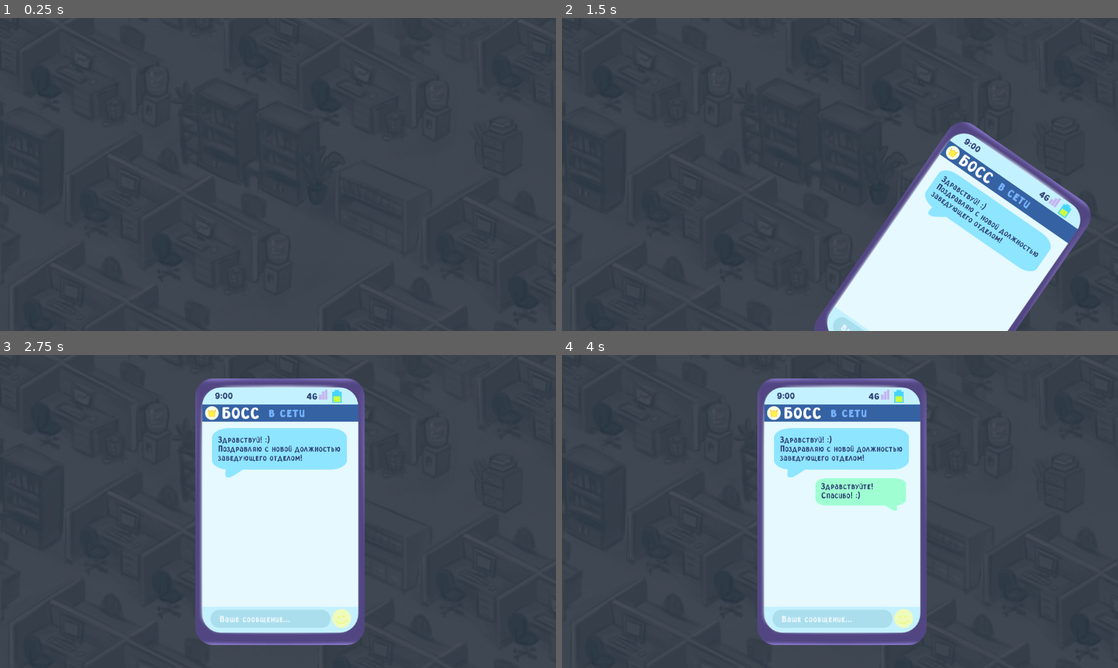
Above: before the commit, frames 1-4 (two rows, left to right).
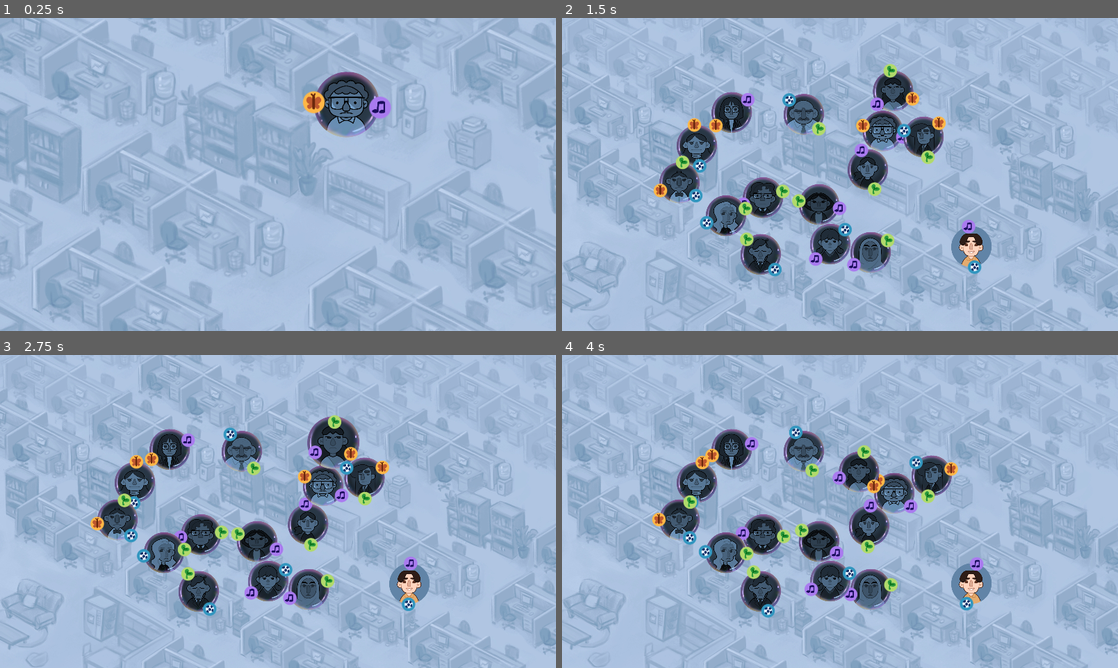
Above: after the commit, the same moments.

Repository: Andru7428/Teambuilding
Game: Godot game, scene res://main.tscn
Same seed, same stepped clock (60 frames per second), same inputs: the game is played once before the commit and once after it.
Inputs (mouse positions are in pixels of both pictures, inside the frame that each line leads up to):
- Up to frame 1 (0.25 s): no input
- Up to frame 2 (1.5 s): move the mouse to (962, 158) at 0.52 s; press the mouse at (962, 158) at 0.53 s; move the mouse to (728, 190) at 1.27 s; release the mouse at (728, 190) at 1.28 s; click (728, 190) at 1.35 s
- Up to frame 3 (2.75 s): move the mouse to (333, 442) at 2.02 s; press the mouse at (333, 442) at 2.03 s
- Up to frame 4 (4 s): move the mouse to (812, 574) at 2.77 s; release the mouse at (812, 574) at 2.78 s; click (812, 574) at 2.85 s; move the mouse to (1006, 558) at 3.52 s; press the mouse at (1006, 558) at 3.53 s

The runs differ from the first frame. In frame 1, 99% of the frame differs, in the area x 0-100%, y 0-100%; in frame 2, 97%; in frame 3, 98%; in frame 4, 98%.

Commit message:
Зум, стены

Diff:
--- a/main.gd
+++ b/main.gd
@@ -1,9 +1,10 @@
 extends Node
 
+@export var camera: Camera
 @export var bubble_scene: PackedScene
 @export var connection_line_scene: PackedScene
 @export var stages: Array[Stage]
-@export var current_stage := 0
+@export var current_stage := 0 : set = _set_current_stage
 @export var skip_intro := false
 
 enum States {BASE, CONNECTING, DRAGGING, INTRO, WAITING_CLICK}
@@ -14,9 +15,12 @@
 var targeted_bubble: Bubble
 var dragged_bubble: Bubble
 
-
+var scale_step: float
 
 func _ready() -> void:
+	scale_step = 1.0 / len(stages)
+	camera.camera_scale = 1 + scale_step * current_stage
+	print(camera.camera_scale)
 	if skip_intro:
 		for i in range(current_stage + 1):
 			new_stage(stages[i])
@@ -137,3 +141,9 @@
 	$PopSound.play()
 	%StartButton.disabled = true
 	%AnimatedSprite2D.play("pressed")
+
+
+func _set_current_stage(value: int) -> void:
+	current_stage = value
+	if camera != null:
+		camera.camera_scale = 1 + scale_step * current_stage
--- a/main.tscn
+++ b/main.tscn
@@ -25,6 +25,7 @@
 [ext_resource type="AudioStream" uid="uid://buxina0ib1f4h" path="res://assets/music/fon.ogg.mp3" id="21_8l1br"]
 [ext_resource type="Texture2D" uid="uid://0n6o0mbmlaak" path="res://assets/UI/кнопка_начать(6).png" id="22_02pmj"]
 [ext_resource type="AudioStream" uid="uid://nxwl15ewrs83" path="res://assets/music/zwukofisa.ogg.mp3" id="22_os0j2"]
+[ext_resource type="PackedScene" uid="uid://chlnfl3wcfgv0" path="res://scenes/camera/camera.tscn" id="23_e663e"]
 [ext_resource type="AudioStream" uid="uid://byanaqei4w3ol" path="res://assets/SFX/puzirlopnul.ogg.mp3" id="26_gkc0s"]
 
 [sub_resource type="Animation" id="Animation_c6we4"]
@@ -346,17 +347,19 @@
 "speed": 15.0
 }]
 
-[node name="Main" type="Node"]
+[node name="Main" type="Node" node_paths=PackedStringArray("camera")]
 script = ExtResource("1_7v5kq")
+camera = NodePath("Camera")
 bubble_scene = ExtResource("2_aa7kx")
 connection_line_scene = ExtResource("3_jey7f")
 stages = Array[ExtResource("4_x8dlc")]([ExtResource("5_mafwm"), ExtResource("6_c6ylm"), ExtResource("7_aflnx"), ExtResource("8_sh0hu"), ExtResource("9_un7d5")])
+current_stage = 4
+skip_intro = true
 
 [node name="Фон" type="Sprite2D" parent="."]
 z_index = -2
-position = Vector2(589, 339)
+position = Vector2(577, 325)
 texture = ExtResource("1_40xyu")
-metadata/_edit_lock_ = true
 
 [node name="Intro" type="CanvasLayer" parent="."]
 visible = false
@@ -426,23 +429,30 @@
 sprite_frames = SubResource("SpriteFrames_0vs5q")
 animation = &"pressed"
 
+[node name="Camera" parent="." instance=ExtResource("23_e663e")]
+
 [node name="StartDragging" type="AudioStreamPlayer2D" parent="."]
+visible = false
 stream = ExtResource("20_wld1q")
 volume_db = -5.0
 
 [node name="Music" type="AudioStreamPlayer2D" parent="."]
+visible = false
 stream = ExtResource("21_8l1br")
 autoplay = true
 parameters/looping = true
 
 [node name="Ambient" type="AudioStreamPlayer2D" parent="."]
+visible = false
 stream = ExtResource("22_os0j2")
 autoplay = true
 parameters/looping = true
 
 [node name="Notification" type="AudioStreamPlayer2D" parent="."]
+visible = false
 
 [node name="PopSound" type="AudioStreamPlayer2D" parent="."]
+visible = false
 stream = ExtResource("26_gkc0s")
 volume_db = -10.0
 
--- a/scenes/bubble/bubble.gd
+++ b/scenes/bubble/bubble.gd
@@ -1,7 +1,7 @@
 class_name Bubble
 extends RigidBody2D
 
-const RADIUS := 110
+const RADIUS := 110 * 0.7
 
 signal bubble_mouse_entered(bubble: Bubble)
 signal bubble_mouse_exited(bubble: Bubble)
@@ -31,9 +31,9 @@
 
 func _process(delta: float) -> void:
 	if dragging:
-		visuals.scale = visuals.scale.move_toward(Vector2(1.1, 1.1), 0.01)
+		visuals.scale = visuals.scale.move_toward(Vector2(0.9, 0.9), 0.01)
 	else:
-		visuals.scale = visuals.scale.move_toward(Vector2(1, 1), 0.01)
+		visuals.scale = visuals.scale.move_toward(Vector2(0.7, 0.7), 0.01)
 
 	for interest in interests:
 		if interest.connected():
--- a/scenes/bubble/bubble.tscn
+++ b/scenes/bubble/bubble.tscn
@@ -23,6 +23,7 @@
 interest_scene = ExtResource("2_6ca8x")
 
 [node name="Visuals" type="Node2D" parent="."]
+scale = Vector2(0.7, 0.7)
 
 [node name="Art" type="Sprite2D" parent="Visuals"]
 texture = ExtResource("3_3qnpw")
@@ -31,9 +32,11 @@
 texture = ExtResource("4_c52kd")
 
 [node name="CollisionShape2D" type="CollisionShape2D" parent="."]
+scale = Vector2(0.7, 0.7)
 shape = SubResource("CircleShape2D_gcouu")
 
 [node name="Area2D" type="Area2D" parent="."]
+scale = Vector2(0.7, 0.7)
 
 [node name="CollisionShape2D" type="CollisionShape2D" parent="Area2D"]
 shape = SubResource("CircleShape2D_1654c")
--- /dev/null
+++ b/scenes/camera/camera.gd
@@ -0,0 +1,14 @@
+class_name Camera
+extends Node2D
+
+@export_range(1, 2) var camera_scale := 1.0 : set = _set_scale
+
+
+func _process(delta: float) -> void:
+	$Camera2D.zoom = $Camera2D.zoom.move_toward(Vector2(1 / camera_scale, 1 / camera_scale), 0.01)
+	#print(camera_scale)
+
+
+func _set_scale(value: float) -> void:
+	camera_scale = value
+	scale = Vector2(camera_scale, camera_scale)
--- /dev/null
+++ b/scenes/camera/camera.tscn
@@ -0,0 +1,45 @@
+[gd_scene load_steps=6 format=3 uid="uid://chlnfl3wcfgv0"]
+
+[ext_resource type="Script" path="res://scenes/camera/camera.gd" id="1_rqwhf"]
+
+[sub_resource type="RectangleShape2D" id="RectangleShape2D_pfupc"]
+size = Vector2(100, 1400)
+
+[sub_resource type="RectangleShape2D" id="RectangleShape2D_yyt8b"]
+size = Vector2(100, 1400)
+
+[sub_resource type="RectangleShape2D" id="RectangleShape2D_wvupy"]
+size = Vector2(2350, 100)
+
+[sub_resource type="RectangleShape2D" id="RectangleShape2D_7sxbk"]
+size = Vector2(2350, 100)
+
+[node name="Camera" type="Node2D"]
+position = Vector2(576, 324)
+script = ExtResource("1_rqwhf")
+
+[node name="Camera2D" type="Camera2D" parent="."]
+
+[node name="LeftWall" type="StaticBody2D" parent="."]
+position = Vector2(-626, 0)
+
+[node name="CollisionShape2D" type="CollisionShape2D" parent="LeftWall"]
+shape = SubResource("RectangleShape2D_pfupc")
+
+[node name="RightWall" type="StaticBody2D" parent="."]
+position = Vector2(626, 0)
+
+[node name="CollisionShape2D" type="CollisionShape2D" parent="RightWall"]
+shape = SubResource("RectangleShape2D_yyt8b")
+
+[node name="BottomWall" type="StaticBody2D" parent="."]
+position = Vector2(0, 376)
+
+[node name="CollisionShape2D" type="CollisionShape2D" parent="BottomWall"]
+shape = SubResource("RectangleShape2D_wvupy")
+
+[node name="TopWall" type="StaticBody2D" parent="."]
+position = Vector2(0, -376)
+
+[node name="CollisionShape2D" type="CollisionShape2D" parent="TopWall"]
+shape = SubResource("RectangleShape2D_7sxbk")
Not shown: 1 places in main.tscn that only renumber resources
